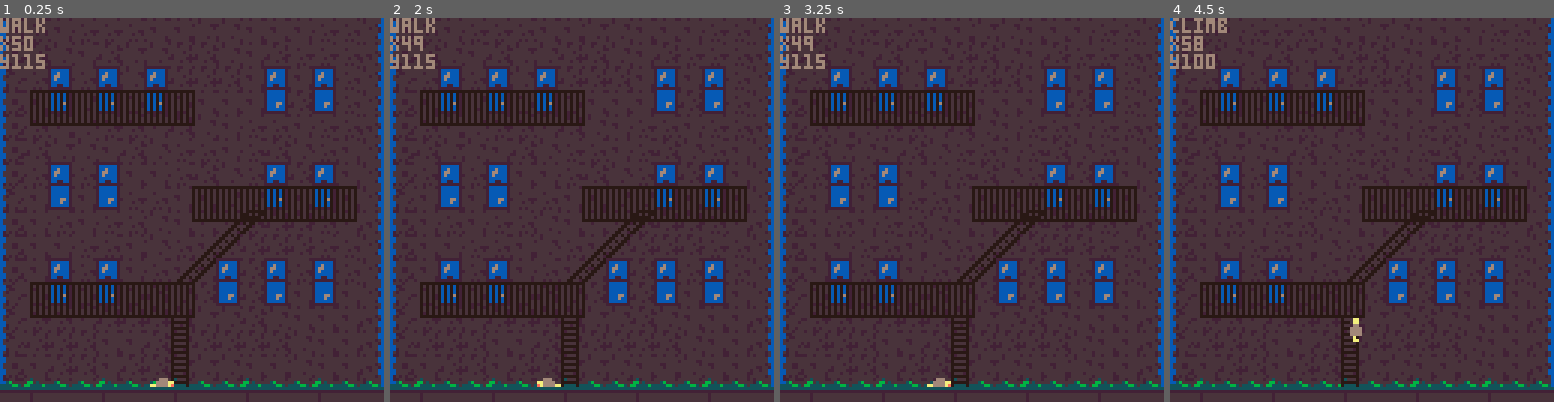
Above: before the commit, frames 1-4 (left to right).
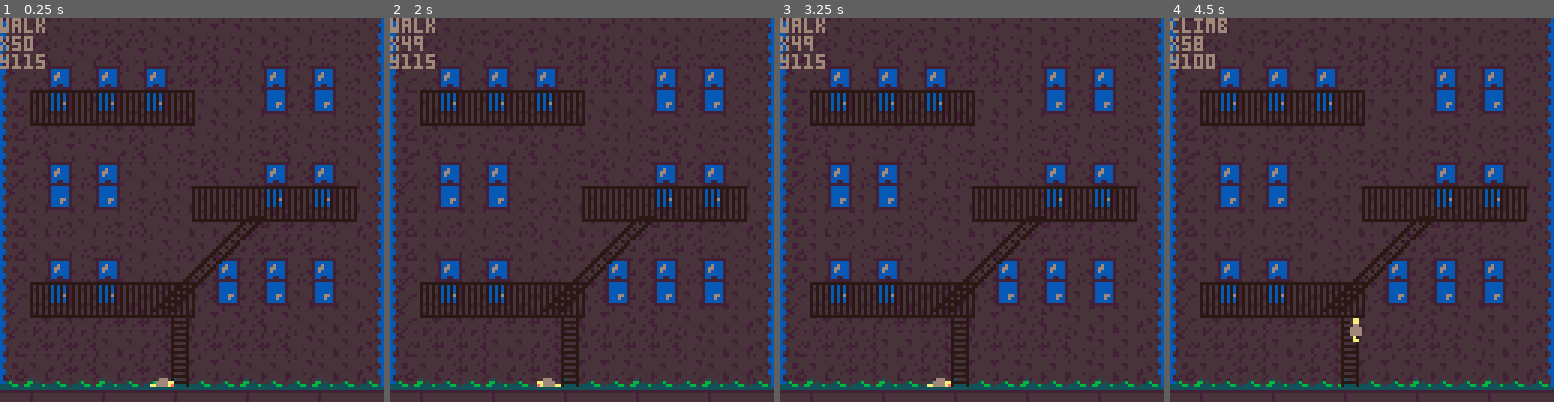
Above: after the commit, the same moments.

Repository: mbaltman/LILGUY
Game: PICO-8 cartridge lilguy.p8
The game is run twice, just before and just after one commit, with the same random seed, the same clock (stepped at 60 frames per second) and the same inputs.
Inputs:
- Up to frame 1 (0.25 s): no input
- Up to frame 2 (2 s): hold Left from 1.97 s (still down)
- Up to frame 3 (3.25 s): release Left at 2.37 s; hold Down 2.42-2.82 s; hold Right from 2.87 s (still down)
- Up to frame 4 (4.5 s): release Right at 3.53 s; hold Up 3.58-4.08 s; hold Right from 4.13 s (still down)

The runs differ from the first frame. In frame 1, 1.0% of the frame differs, in the area x 39-69%, y 50-77%; in frame 2, 1.0%; in frame 3, 1.0%; in frame 4, 1.0%.

Commit message:
diagonal ladders
climb up and down the diagonal ladders, still sort of buggy :/

Diff:
--- a/lilguy.p8
+++ b/lilguy.p8
@@ -23,9 +23,10 @@
 opp_flip = {false,false}
 
 l1 = level:new(nil)
-l1.diag_ladders[1] = {56,80}
-l1.diag_ladders[2] = {64,72}
-l1.diag_ladders[3] = {72,64}
+l1.diag_ladders[1] = {48,90}
+l1.diag_ladders[2] = {56,82}
+l1.diag_ladders[3] = {64,74}
+l1.diag_ladders[4] = {72,66}
 l1.straight_ladders[1] = {56,99}
 l1.straight_ladders[2] = {56,107}
 l1.straight_ladders[3] = {56, 115}
@@ -72,7 +73,7 @@
    spr(index,sx,sy,1,1,flipped[1], flipped[2])
 end
 
-function can_climb(level,y_pos)
+function can_climb(level,y_pos,up)
   loc_x = opp_pos[1] + 4
   loc_y = y_pos + 7
   for ladder in all(level.straight_ladders)
@@ -86,6 +87,23 @@
      end
   end
 
+  for ladder in all(level.diag_ladders)
+  do
+     lad_x = ladder[1] + 4
+     lad_y = ladder[2] + 4
+     if ( abs(loc_x - lad_x ) < 16 and
+          abs(loc_y - lad_y ) < 16 )
+     then
+       if(up)
+       then
+         opp_pos[1] += 1
+       else
+         opp_pos[1] -= 1
+       end
+       return true
+     end
+  end
+
   return false
 end
 
@@ -160,13 +178,13 @@
      opp_pos[1] += 1
      opp_flip = {false,false}
   end
-  if(btn(2) and can_climb(l1,opp_pos[2] -1))
+  if(btn(2) and can_climb(l1,opp_pos[2] -1,true))
   then
     opp_state = "climb"
     opp_pos[2] -= 1
     opp_flip = {false,false}
 	 end
-	 if(btn(3) and can_climb(l1,opp_pos[2] +1))
+	 if(btn(3) and can_climb(l1,opp_pos[2] +1,false))
   then
     opp_state ="climb"
     opp_pos[2] += 1
